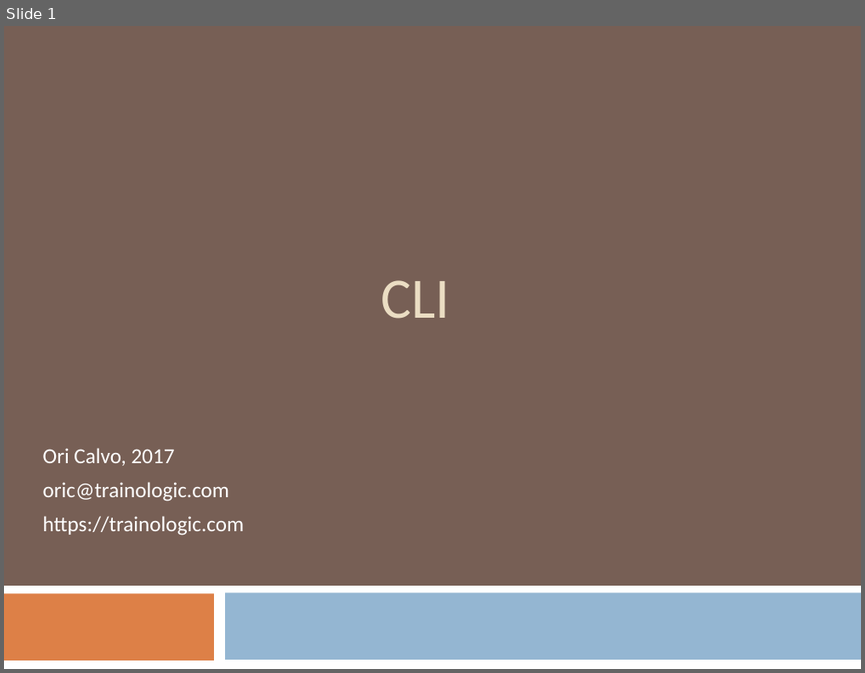
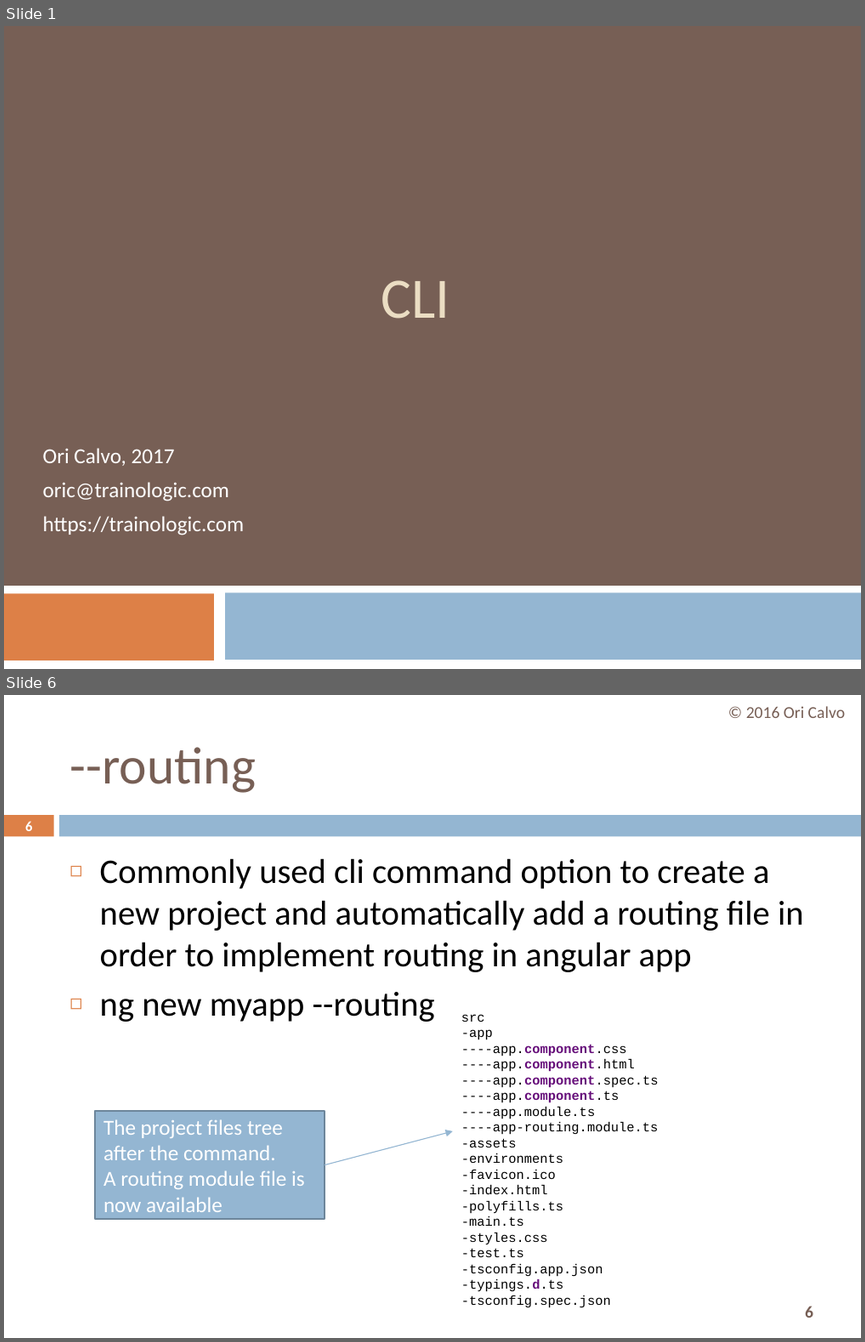
Before and after one commit to oricalvo/course-angular, a slide deck: PPTs/cli.pptx. Shown one above the other, each under a label of ours: slide 1 before the commit, slides 1 and 6 after it; the slides between them are not shown. The pictures are 865x673 and 865x1342 pixels, drawn with LibreOffice and Linux fonts; fonts in the diff are those of the drawing. Boxes give left, top, right and bottom in pixels: in the first picture for what was removed or moved away, otherwise in the second. Text is boxed around its words. In the diff, an @@ line names an element or a change of style, - is before the commit and + after.

```diff
--- a/PPTs/cli.pptx
+++ b/PPTs/cli.pptx
@@ slide 6 added at (4, 695, 861, 1338), background #FFFFFF @@
@@ text added at (746, 706, 845, 718), 14 pt, text #775F55 @@
+© 2016 Ori Calvo
@@ title added at (69, 747, 256, 793), 44 pt, text #775F55 @@
+--routing
@@ rectangle added at (4, 815, 53, 836), fill #DD8047 @@
@@ page number added at (25, 821, 32, 831), 11.9 pt, text #FFFFFF, bold @@
+6
@@ rectangle added at (60, 815, 861, 836), fill #94B6D2 @@
@@ text added at (100, 858, 804, 1021), 29 pt, text #000000 @@
+◻ Commonly used cli command option to create a new project and automatically add a routing file in order to implement routing in angular app
+◻ ng new myapp --routing
@@ text added at (461, 1014, 658, 1308), 11 pt, text #000000 @@
+src
+-app
+----app.component.css
+----app.component.html
+----app.component.spec.ts
+----app.component.ts
+----app.module.ts
+----app-routing.module.ts
+-assets
+-environments
+-favicon.ico
+-index.html
+-polyfills.ts
+-main.ts
+-styles.css
+-test.ts
+-tsconfig.app.json
+-typings.d.ts
+-tsconfig.spec.json
@@ rectangle added at (95, 1111, 324, 1219), fill #94B6D2, outline #6D879B 1.5 pt, 18 pt, text #FFFFFF @@
+The project files tree after the command.
+A routing module file is now available
@@ arrow added from (324, 1164) to (453, 1131), #94B6D2 0.79 pt @@
@@ page number added at (805, 1305, 813, 1317), 14 pt, text #775F55, bold @@
+6
```
Also in this commit, not shown: 17 slides changed, 12 other slides added, 1 slide removed.
